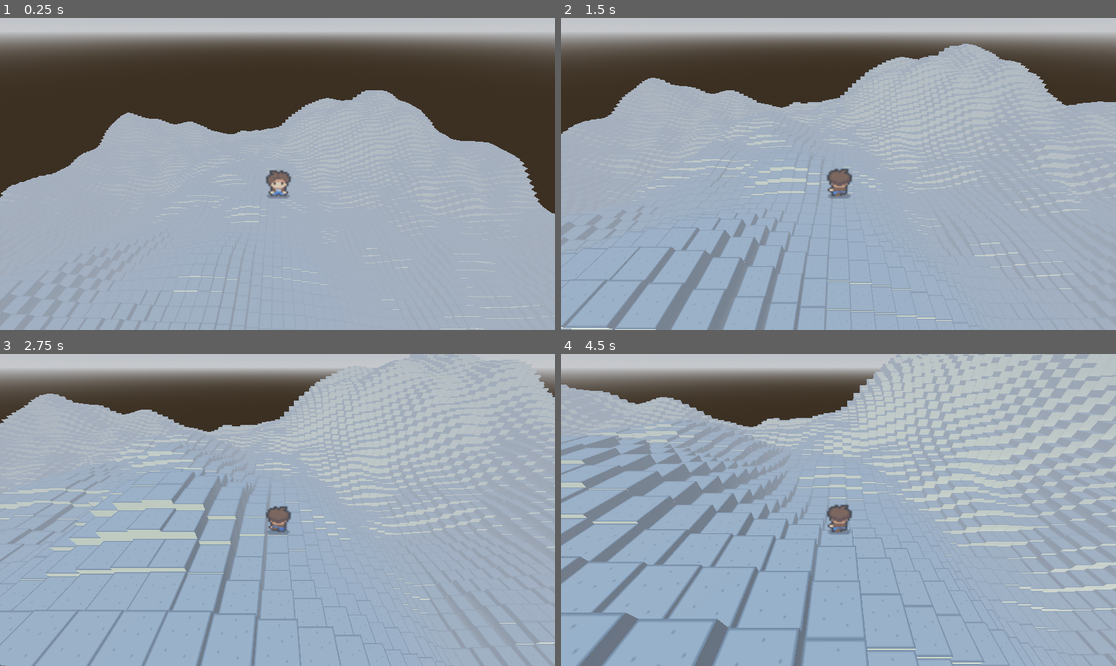
Above: before the commit, frames 1-4 (two rows, left to right).
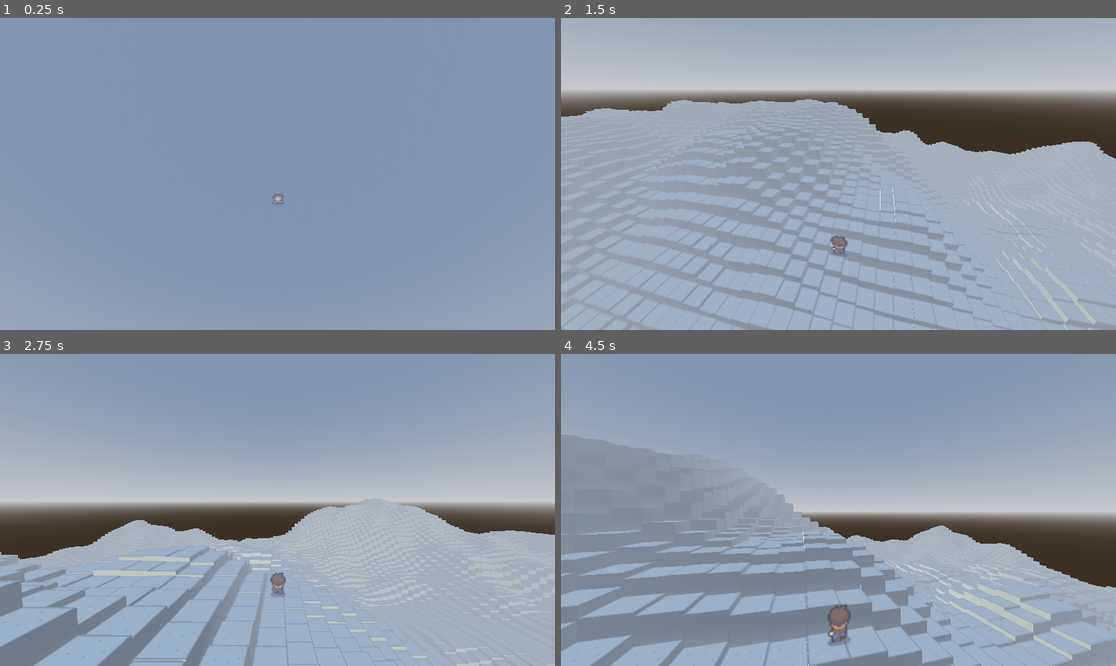
Above: after the commit, the same moments.

Repository: AkivaNugent/CSI-280_PROJECT-OCTOPUS
Game: Godot game, scene res://node_3d.tscn
Same seed, same stepped clock (60 frames per second), same inputs: the game is played once before the commit and once after it.
Inputs (mouse positions are in pixels of both pictures, inside the frame that each line leads up to):
- Up to frame 1 (0.25 s): no input
- Up to frame 2 (1.5 s): tap Enter (ui_accept) at 0.5, 0.77, 1.07 s; move the mouse to (866, 174) at 0.52 s; hold Q 0.53-1.28 s; hold W (up) from 0.53 s (still down); tap E at 0.8, 1.35 s; move the mouse to (810, 174) at 1.27 s
- Up to frame 3 (2.75 s): keep holding W (up); tap Enter (ui_accept) at 1.52, 1.55, 1.82, 2.1 s; move the mouse to (288, 503) at 2.02 s; hold Q from 2.03 s (still down)
- Up to frame 4 (4.5 s): keep holding W (up); move the mouse to (832, 516) at 2.77 s; release Q at 2.78 s; tap Q at 2.85, 4.35 s; tap Enter (ui_accept) at 3.02, 3.32, 3.77, 3.8, 4.07 s; tap E at 3.05 s; move the mouse to (877, 513) at 3.52 s; hold E 3.53-4.28 s; move the mouse to (794, 506) at 4.27 s

The runs differ from the first frame. In frame 1, 86% of the frame differs, in the area x 0-100%, y 0-100%; in frame 2, 44%; in frame 3, 47%; in frame 4, 58%.

Commit message:
Finally Fixed the animation with the rotation

Diff:
--- /dev/null
+++ b/project_octopus/camera_3d.gd
@@ -0,0 +1,44 @@
+extends Camera3D
+
+@onready var player: CharacterBody3D = $"../../.."
+@onready var target_node = get_parent().get_parent()
+@export var camera_distance: float = 6.0
+@export var rotation_speed: float = 5.5
+@export var height_offset: float = 0.0
+
+var target_rotation: float = 0.0
+var current_position: Vector3
+
+func _ready() -> void:
+	pass
+
+func _process(delta: float) -> void:
+	if not target_node:
+		return
+
+	# Smoothly rotate the camera
+	rotation.y = lerp_angle(rotation.y, target_rotation, rotation_speed * delta)
+
+	# Apply the same rotation to the player but offset it correctly
+	player.rotation.y = target_rotation + deg_to_rad(90)
+
+	# Update camera position based on target position
+	var target_pos = target_node.global_position
+	target_pos.y += height_offset
+
+	# Calculate new camera position
+	var desired_position = target_pos + Vector3(camera_distance, 0, 0).rotated(Vector3.UP, target_rotation)
+	current_position = current_position.lerp(desired_position, rotation_speed * delta)
+	global_position = current_position
+
+	# Make the camera look at the target
+	look_at(target_pos)
+
+# Handle Input Events
+func _input(event: InputEvent) -> void:
+	# Press Q to rotate left
+	if Input.is_key_pressed(KEY_Q):
+		target_rotation = fmod(target_rotation + deg_to_rad(90), TAU)
+	# Press E to rotate right
+	elif Input.is_key_pressed(KEY_E):
+		target_rotation = fmod(target_rotation - deg_to_rad(90), TAU)
--- a/project_octopus/node_3d.tscn
+++ b/project_octopus/node_3d.tscn
@@ -1,10 +1,11 @@
-[gd_scene load_steps=41 format=3 uid="uid://11nairsk57pk"]
+[gd_scene load_steps=43 format=3 uid="uid://11nairsk57pk"]
 
 [ext_resource type="Script" path="res://worldrenderer.gd" id="1_bydk5"]
 [ext_resource type="Script" path="res://player.gd" id="1_d34xq"]
 [ext_resource type="PackedScene" uid="uid://vkgclr823rn7" path="res://tile.tscn" id="3_p8hm3"]
 [ext_resource type="Texture2D" uid="uid://ue6ieen4yyi4" path="res://sprite_anim/player.png" id="4_o6bu0"]
 [ext_resource type="Texture2D" uid="uid://bvtwsnckcebj5" path="res://sprite_anim/player_left.png" id="5_t8g68"]
+[ext_resource type="Script" path="res://camera_3d.gd" id="6_ypbrq"]
 
 [sub_resource type="ProceduralSkyMaterial" id="ProceduralSkyMaterial_4qqdx"]
 sky_horizon_color = Color(0.64625, 0.65575, 0.67075, 1)
@@ -261,6 +262,20 @@
 
 [sub_resource type="CapsuleShape3D" id="CapsuleShape3D_8075l"]
 
+[sub_resource type="GDScript" id="GDScript_oeomh"]
+script/source = "extends Node3D
+
+
+# Called when the node enters the scene tree for the first time.
+func _ready() -> void:
+	pass # Replace with function body.
+
+
+# Called every frame. 'delta' is the elapsed time since the previous frame.
+func _process(delta: float) -> void:
+	pass
+"
+
 [node name="Node3D" type="Node3D"]
 
 [node name="WorldEnvironment" type="WorldEnvironment" parent="."]
@@ -284,19 +299,21 @@
 shape = SubResource("CapsuleShape3D_8075l")
 
 [node name="Camera Origin" type="Node3D" parent="Player"]
-transform = Transform3D(1, 0, 0, 0, 1, 0, 0, 0, 1, 0, 2.5, 0)
+transform = Transform3D(1, 0, 0, 0, 0.866025, -0.5, 0, 0.5, 0.866025, 0, 2.5, 0)
+script = SubResource("GDScript_oeomh")
 
 [node name="SpringArm3D" type="SpringArm3D" parent="Player/Camera Origin"]
 spring_length = 3.0
 margin = 0.5
 
 [node name="Camera3D" type="Camera3D" parent="Player/Camera Origin/SpringArm3D"]
-transform = Transform3D(1, 0, 0, 0, 0.766044, 0.642787, 0, -0.642787, 0.766044, 0, 70, 50)
+transform = Transform3D(1, 0, 0, 0, 0.34202, 0.939692, 0, -0.939692, 0.34202, 0, 200, 50)
 current = true
 fov = 85.0
 size = 20.0
 near = 0.001
 far = 308.17
+script = ExtResource("6_ypbrq")
 
 [node name="StairsAheadRayCast3D" type="RayCast3D" parent="Player"]
 unique_name_in_owner = true
--- a/project_octopus/player.gd
+++ b/project_octopus/player.gd
@@ -8,6 +8,7 @@
 #@export var sens = 0.5
 var _snapped_to_stairs_last_frame := false;
 @onready var animated_sprite_2d = $AnimatedSprite3D
+
 func _ready():
 	Input.mouse_mode = Input.MOUSE_MODE_CAPTURED
 
@@ -53,51 +54,51 @@
 	return PhysicsServer3D.body_test_motion(self.get_rid(), params, result)
 
 func _physics_process(delta: float) -> void:
-	# Add the gravity.
+	# Add gravity
 	if not is_on_floor():
 		velocity += get_gravity() * delta
 
-	# Handle jump.
-	if Input.is_action_just_pressed("ui_accept") and is_on_floor(): #or snapped to stairs?
+	# Handle jump
+	if Input.is_action_just_pressed("ui_accept") and is_on_floor():
 		velocity.y = JUMP_VELOCITY
 	if Input.is_action_just_pressed("quit"):
 		get_tree().quit()
 
-	# Get the input direction and handle the movement/deceleration.
-	# As good practice, you should replace UI actions with custom gameplay actions.
+	# Get player input direction
 	var input_dir := Input.get_vector("left", "right", "up", "down")
-	var direction := (transform.basis * Vector3(input_dir.x, 0, input_dir.y)).normalized()
+
+	# Get camera's rotation basis
+	var camera_transform := pivot.global_transform.basis
+	var camera_forward := camera_transform.z.normalized()
+	var camera_right := camera_transform.x.normalized()
+
+	# Calculate movement direction relative to the camera's rotation
+	var direction := (camera_right * input_dir.x + camera_forward * input_dir.y).normalized()
+
+	print(direction)
 	if direction:
 		velocity.x = direction.x * SPEED
 		velocity.z = direction.z * SPEED
 
-		# Check if moving diagonally first
-		if direction.x != 0 and direction.z != 0:
-			# Diagonal movement
-			if direction.z < 0:
-				if direction.x < 0:
+		# Get input direction in camera space
+		var input_dire := Input.get_vector("left", "right", "up", "down")
+
+		# Play animation based on raw input direction
+		if input_dire.length() > 0:
+			if abs(input_dire.y) > abs(input_dire.x):
+				if input_dire.y < 0:
+					animated_sprite_2d.play("move_forward")
+				else:
+					animated_sprite_2d.play("move_backward")
+			else:
+				if input_dire.x < 0:
 					animated_sprite_2d.play("move_left")
 				else:
 					animated_sprite_2d.play("move_right")
-			else:
-				if direction.x < 0:
-					animated_sprite_2d.play("move_left")
-				else:
-					animated_sprite_2d.play("move_right")
-		else:
-			# Regular cardinal direction movement
-			if direction.z < 0:
-				animated_sprite_2d.play("move_forward")
-			elif direction.z > 0:
-				animated_sprite_2d.play("move_backward")
-			elif direction.x > 0:
-				animated_sprite_2d.play("move_right")
-			elif direction.x < 0:
-				animated_sprite_2d.play("move_left")
 	else:
 		velocity.x = move_toward(velocity.x, 0, SPEED)
 		velocity.z = move_toward(velocity.z, 0, SPEED)
 		animated_sprite_2d.play("idle")
 
-	if not	_step_up(delta):
+	if not _step_up(delta):
 		move_and_slide()
